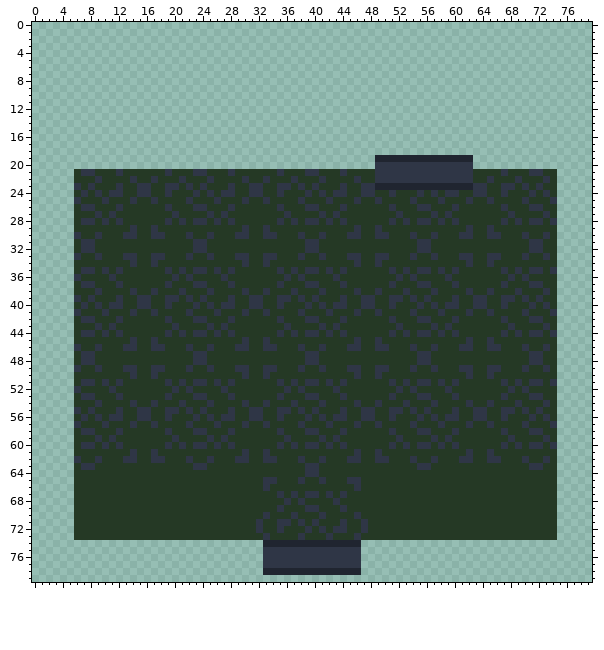
Sprite sheet: Assets/Sprites/Tilemaps/Overworld/House-background.png. The picture above was drawn from the file before the commit.
The file is 80x80 pixels.
And afterwards:
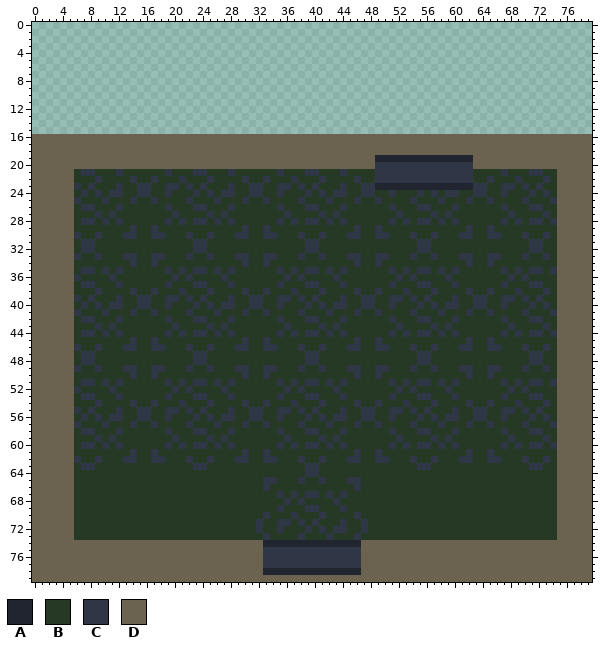
Palette (. is transparent): A #202530  B #253925  C #2f3646  D #6b624f
Changes in this commit:
y 16..18: x 0..79 ................................................................................ -> DDDDDDDDDDDDDDDDDDDDDDDDDDDDDDDDDDDDDDDDDDDDDDDDDDDDDDDDDDDDDDDDDDDDDDDDDDDDDDDD
y 19..20: x 0..48 ................................................. -> DDDDDDDDDDDDDDDDDDDDDDDDDDDDDDDDDDDDDDDDDDDDDDDDD; x 63..79 ................. -> DDDDDDDDDDDDDDDDD
y 21..73: x 0..5 ...... -> DDDDDD; x 75..79 ..... -> DDDDD
y 74..78: x 0..32 ................................. -> DDDDDDDDDDDDDDDDDDDDDDDDDDDDDDDDD; x 47..79 ................................. -> DDDDDDDDDDDDDDDDDDDDDDDDDDDDDDDDD
y 79: x 0..79 ................................................................................ -> DDDDDDDDDDDDDDDDDDDDDDDDDDDDDDDDDDDDDDDDDDDDDDDDDDDDDDDDDDDDDDDDDDDDDDDDDDDDDDDD
